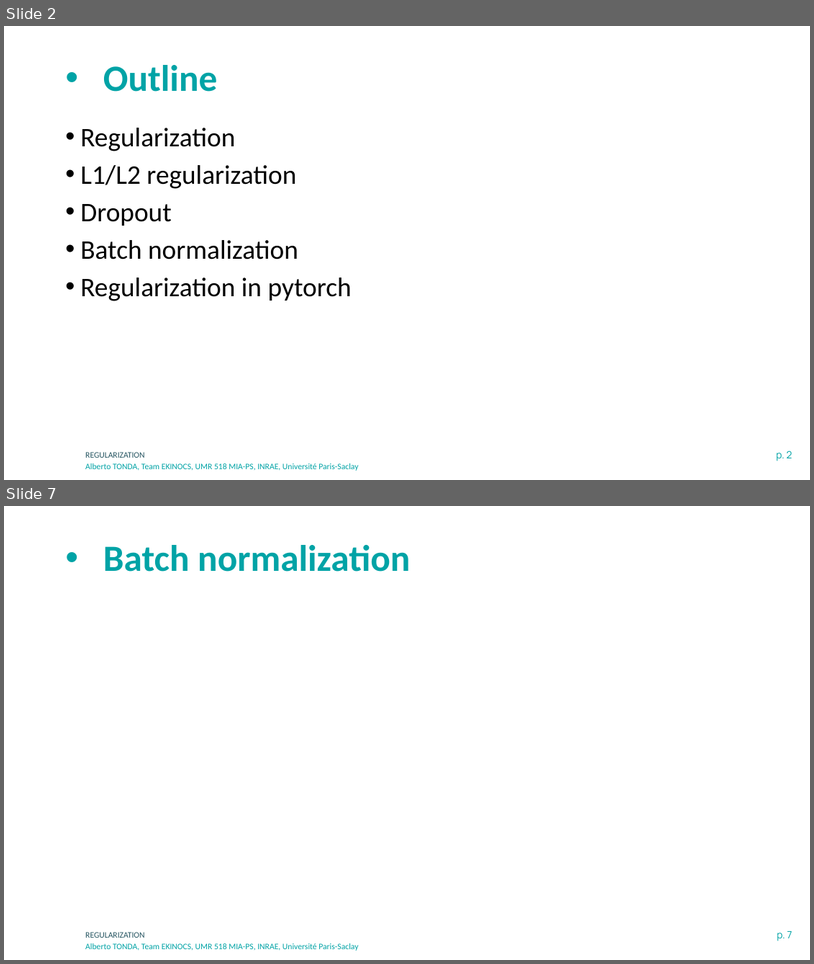
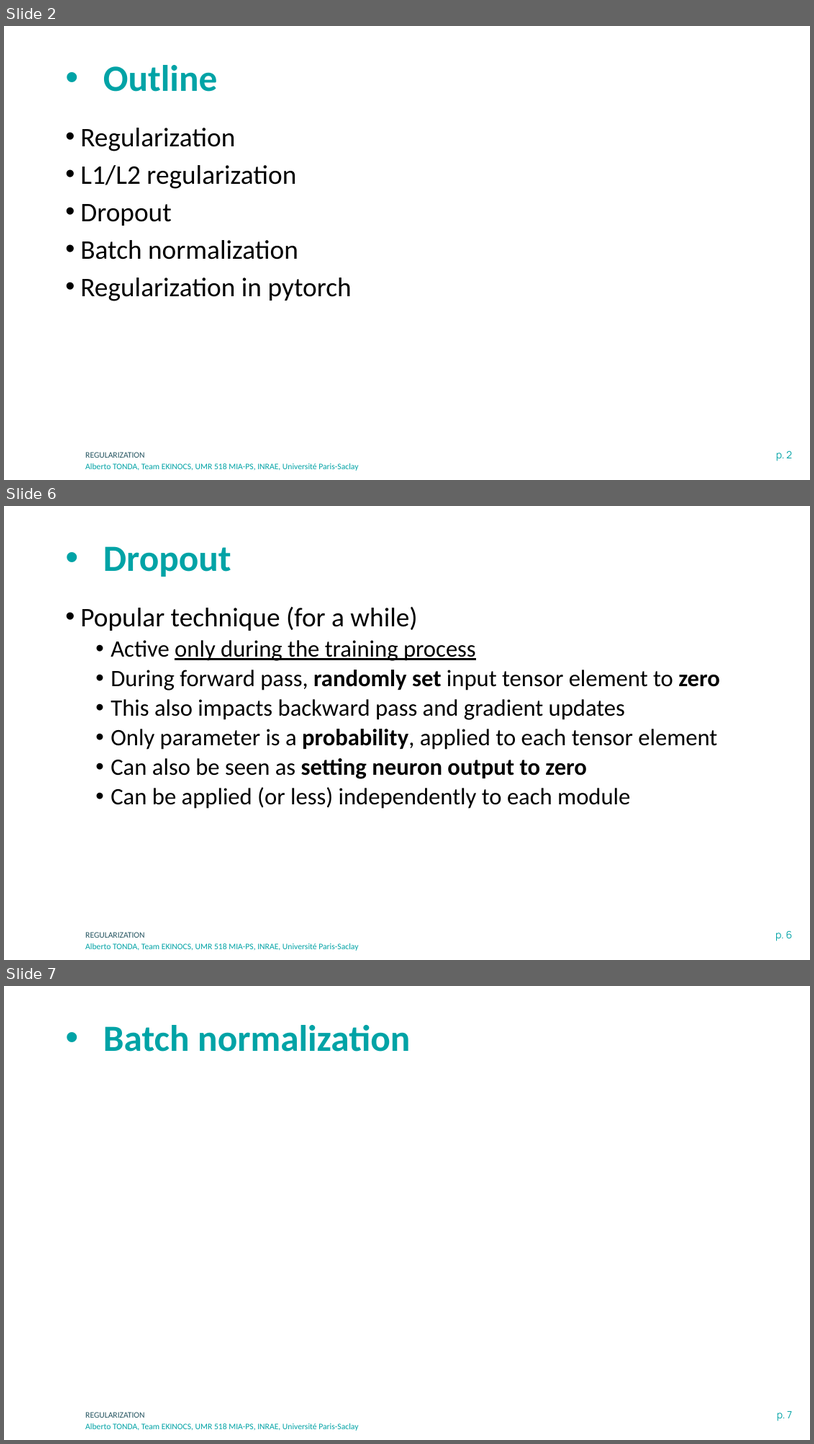
Before and after one commit to albertotonda/teaching, a slide deck: deep-learning-in-practice-with-pytorch/X-regularization.pptx. Shown one above the other, each under a label of ours: slides 2 and 7 before the commit, slides 2, 6 and 7 after it; the slides between them are not shown. The pictures are 814x964 and 814x1444 pixels, drawn with LibreOffice and Linux fonts; fonts in the diff are those of the drawing; grey boxes stand for pictures; background and template pictures are left out. Boxes give left, top, right and bottom in pixels: in the first picture for what was removed or moved away, otherwise in the second. Text is boxed around its words. In the diff, an @@ line names an element or a change of style, - is before the commit and + after.

```diff
--- a/deep-learning-in-practice-with-pytorch/X-regularization.pptx
+++ b/deep-learning-in-practice-with-pytorch/X-regularization.pptx
@@ slide 6 added at bbox=[4, 506, 810, 960], background #FFFFFF; not listed: 3 template elements that a slide beside it also shows @@
@@ title added at bbox=[103, 546, 232, 577], 44 pt, text #00A3A6, bold @@
+• Dropout
@@ text added at bbox=[80, 607, 720, 808], 28 pt, text #000000 @@
+• Popular technique (for a while)
+  • Active only during the training process
+  • During forward pass, randomly set input tensor element to zero
+  • This also impacts backward pass and gradient updates
+  • Only parameter is a probability, applied to each tensor element
+  • Can also be seen as setting neuron output to zero
+  • Can be applied (or less) independently to each module
```
Also in this commit, not shown: 4 slides changed, 1 other slide added, 1 slide removed, 11 other files.
